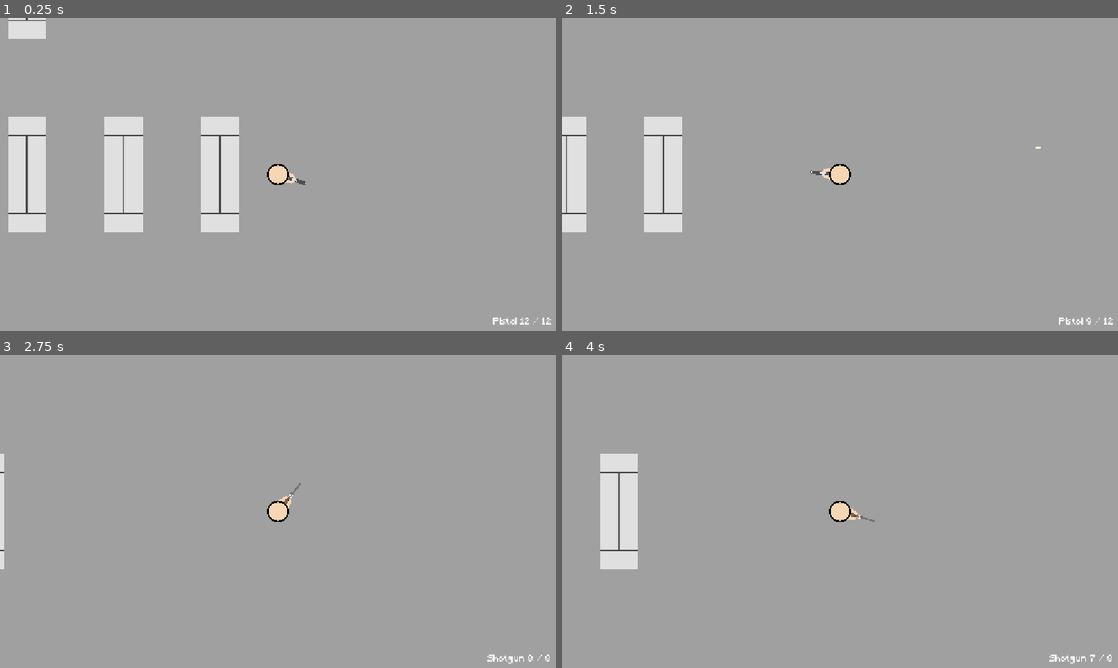
Above: before the commit, frames 1-4 (two rows, left to right).
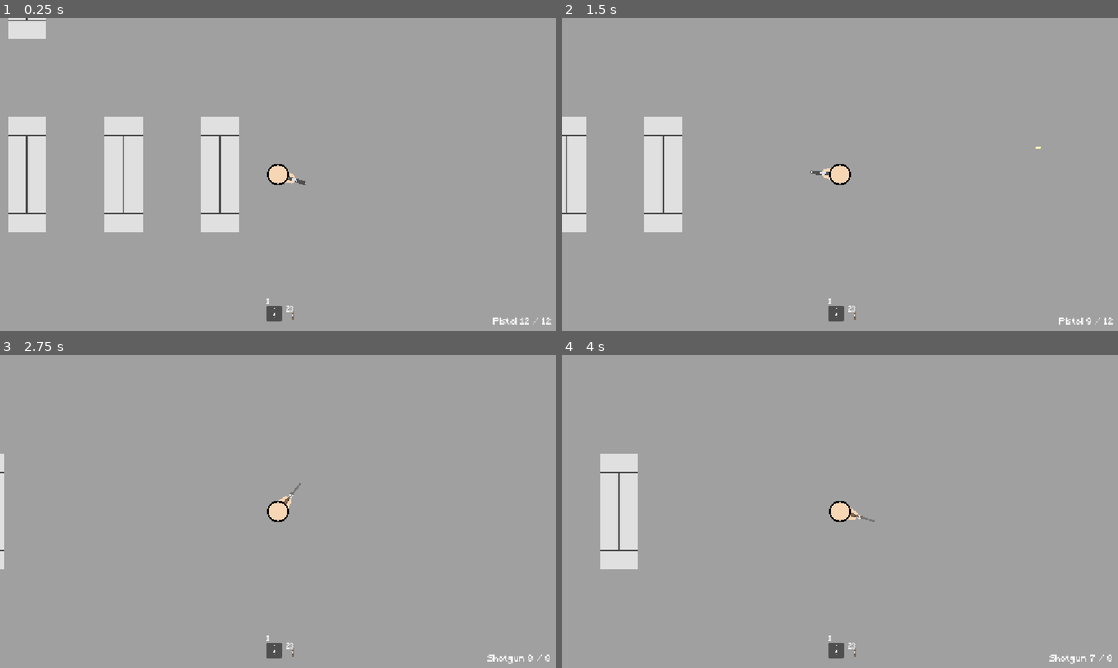
Above: after the commit, the same moments.

Repository: ArifD2286/Shamble-Chamber
Game: Godot game, scene res://game.tscn
Two runs of this game, one before a commit and one after it. Both use one fixed random seed, a clock stepped at 60 frames per second and the inputs below.
Inputs (mouse positions are in pixels of both pictures, inside the frame that each line leads up to):
- Up to frame 1 (0.25 s): no input
- Up to frame 2 (1.5 s): tap Enter at 0.5 s; move the mouse to (962, 158) at 0.52 s; press the mouse at (962, 158) at 0.53 s; hold D (right) 0.53-1.25 s; tap Space at 0.77 s; release the mouse at (962, 158) at 1.25 s; drag from (728, 190) to (1034, 143) at 1.27 s
- Up to frame 3 (2.75 s): tap Space at 2 s; move the mouse to (333, 442) at 2.02 s; hold D (right) from 2.03 s (still down); tap 2 (slot_2) at 2.1 s
- Up to frame 4 (4 s): release D (right) at 2.75 s; drag from (812, 574) to (673, 464) at 2.77 s; tap Enter at 3.5 s; move the mouse to (1006, 558) at 3.52 s; hold A (left) from 3.53 s (still down); tap Alt at 3.6 s; tap Space at 3.77 s

The runs differ from the first frame. In frame 1, 0.2% of the frame differs, in the area x 47-53%, y 89-97%; in frame 2, 0.2%; in frame 3, 0.2%; in frame 4, 0.2%.

Commit message:
Update 4.1
Changes:
- Added progress on hotbar visual

Diff:
--- a/shamble-chamber/game.tscn
+++ b/shamble-chamber/game.tscn
@@ -18,6 +18,7 @@
 [ext_resource type="AudioStream" uid="uid://bgsk15vqqywxr" path="res://assets/empty_shot_sfx.mp3" id="7_eow3j"]
 [ext_resource type="AudioStream" uid="uid://bfpjcdkxfb53j" path="res://assets/gun_reload_sfx.mp3" id="7_j5wjh"]
 [ext_resource type="PackedScene" uid="uid://cgovvkfjkhlmw" path="res://zombie.tscn" id="13_lc2xo"]
+[ext_resource type="Texture2D" uid="uid://24dho4qca1tk" path="res://assets/shotgun_texture.png" id="15_boyg6"]
 
 [sub_resource type="CircleShape2D" id="CircleShape2D_e2o6t"]
 radius = 15.0
@@ -129,6 +130,77 @@
 theme_override_font_sizes/font_size = 20
 text = "Ammo: 0"
 
+[node name="HBoxContainer" type="HBoxContainer" parent="CanvasLayer" unique_id=545130248]
+anchors_preset = 12
+anchor_top = 1.0
+anchor_right = 1.0
+anchor_bottom = 1.0
+offset_top = -20.0
+offset_bottom = -20.0
+grow_horizontal = 2
+grow_vertical = 0
+theme_override_constants/separation = 8
+alignment = 1
+
+[node name="Slot1" type="Panel" parent="CanvasLayer/HBoxContainer" unique_id=916182490]
+custom_minimum_size = Vector2(32, 32)
+layout_mode = 2
+
+[node name="Icon" type="TextureRect" parent="CanvasLayer/HBoxContainer/Slot1" unique_id=1684198200]
+texture_filter = 1
+layout_mode = 0
+offset_right = 32.0
+offset_bottom = 32.0
+texture = ExtResource("6_mfdv2")
+expand_mode = 1
+stretch_mode = 5
+
+[node name="Label" type="Label" parent="CanvasLayer/HBoxContainer/Slot1" unique_id=447313593]
+texture_filter = 1
+layout_mode = 0
+offset_top = -16.0
+offset_right = 32.0
+theme_override_fonts/font = ExtResource("5_ryrav")
+text = "1"
+
+[node name="Slot2" type="Panel" parent="CanvasLayer/HBoxContainer" unique_id=79570337]
+layout_mode = 2
+
+[node name="TextureRect" type="TextureRect" parent="CanvasLayer/HBoxContainer/Slot2" unique_id=1621875327]
+texture_filter = 1
+layout_mode = 0
+offset_right = 32.0
+offset_bottom = 32.0
+texture = ExtResource("15_boyg6")
+expand_mode = 1
+stretch_mode = 5
+
+[node name="Label" type="Label" parent="CanvasLayer/HBoxContainer/Slot2" unique_id=986893367]
+texture_filter = 1
+layout_mode = 0
+offset_right = 40.0
+offset_bottom = 23.0
+theme_override_fonts/font = ExtResource("5_ryrav")
+text = "2"
+
+[node name="Slot3" type="Panel" parent="CanvasLayer/HBoxContainer" unique_id=2013921138]
+layout_mode = 2
+
+[node name="TextureRect" type="TextureRect" parent="CanvasLayer/HBoxContainer/Slot3" unique_id=265497190]
+texture_filter = 1
+layout_mode = 0
+offset_right = 32.0
+offset_bottom = 32.0
+expand_mode = 1
+stretch_mode = 5
+
+[node name="Label" type="Label" parent="CanvasLayer/HBoxContainer/Slot3" unique_id=1931120049]
+layout_mode = 0
+offset_right = 40.0
+offset_bottom = 23.0
+theme_override_fonts/font = ExtResource("5_ryrav")
+text = "3"
+
 [node name="Shoot" type="AudioStreamPlayer" parent="." unique_id=93048737]
 stream = ExtResource("5_7jktm")
 volume_db = -10.0
